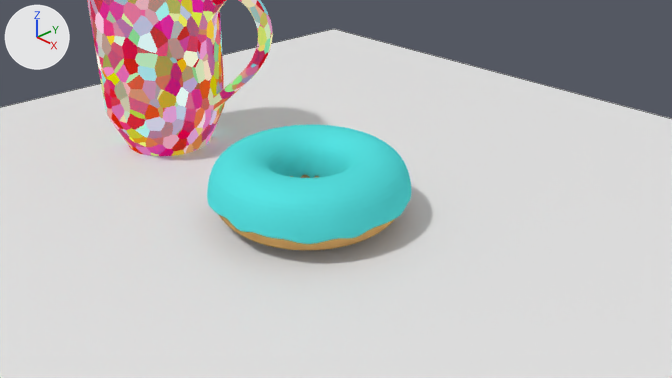
A saved change to the Blender file Donut.blend.
One viewpoint serves both versions: the file's camera 'Camera'. Arrows for +X, +Y and +Z are at upper left; the lights stay in place. Mesh edges are drawn as thin lines on the coarser meshes.
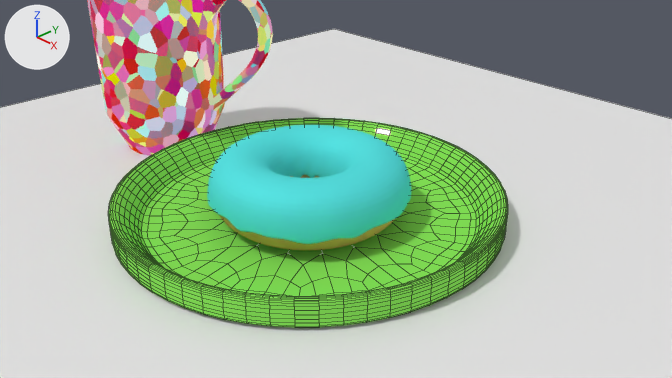
Commit message: Added Plate

Boxes (x1, y1, x2, y2) around the edits, measured in the pictures (672 x 378 px):
'Cylinder.001', added
    after: (108, 118, 508, 327)

The change, as a list of edits to the scene's bpy script:
```text
Add mat_plate_material:
    mat_plate_material = bpy.data.materials.new('Plate Material')
    # nodes: BsdfAnisotropic, BsdfDiffuse, MixShader, OutputMaterial
    # colours: green #89e75a
Add me_cylinder_002:
    me_cylinder_002.from_pydata(...)  # 160 vertices, 146 faces; spans x -1.0..1.0, y -1.0..1.0, z -2.3..1.0
    me_cylinder_002.materials.append(mat_plate_material)
Add ob_cylinder_001:
    ob_cylinder_001 = bpy.data.objects.new('Cylinder.001', me_cylinder_002)
    ob_cylinder_001.location = (0.0, 0.0, 0.24)
    ob_cylinder_001.scale = (3.0, 3.0, 0.217)
    _m = ob_cylinder_001.modifiers.new('Subsurf', 'SUBSURF')
    _m.levels = 2
    _m.render_levels = 4
```
